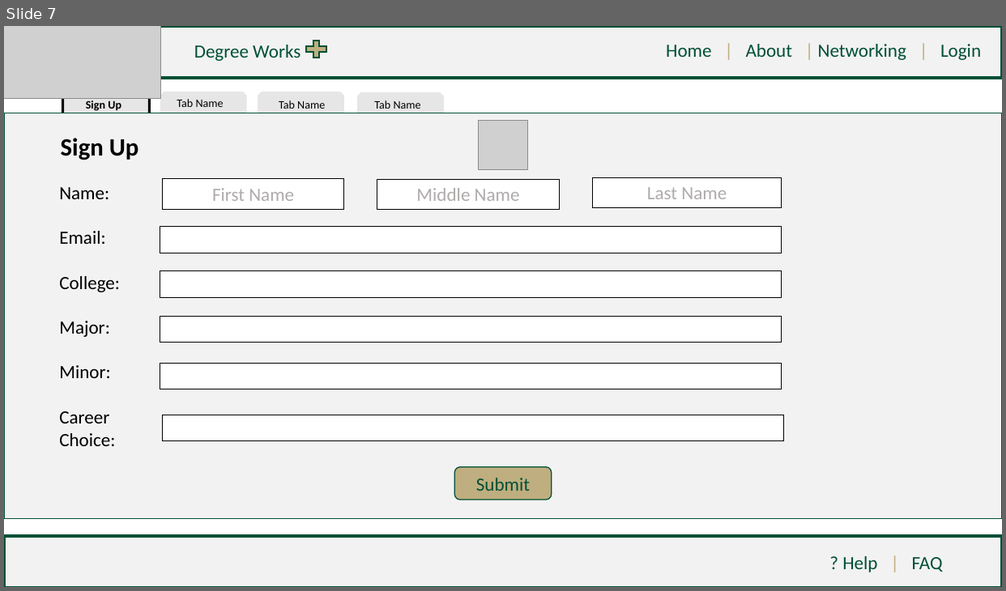
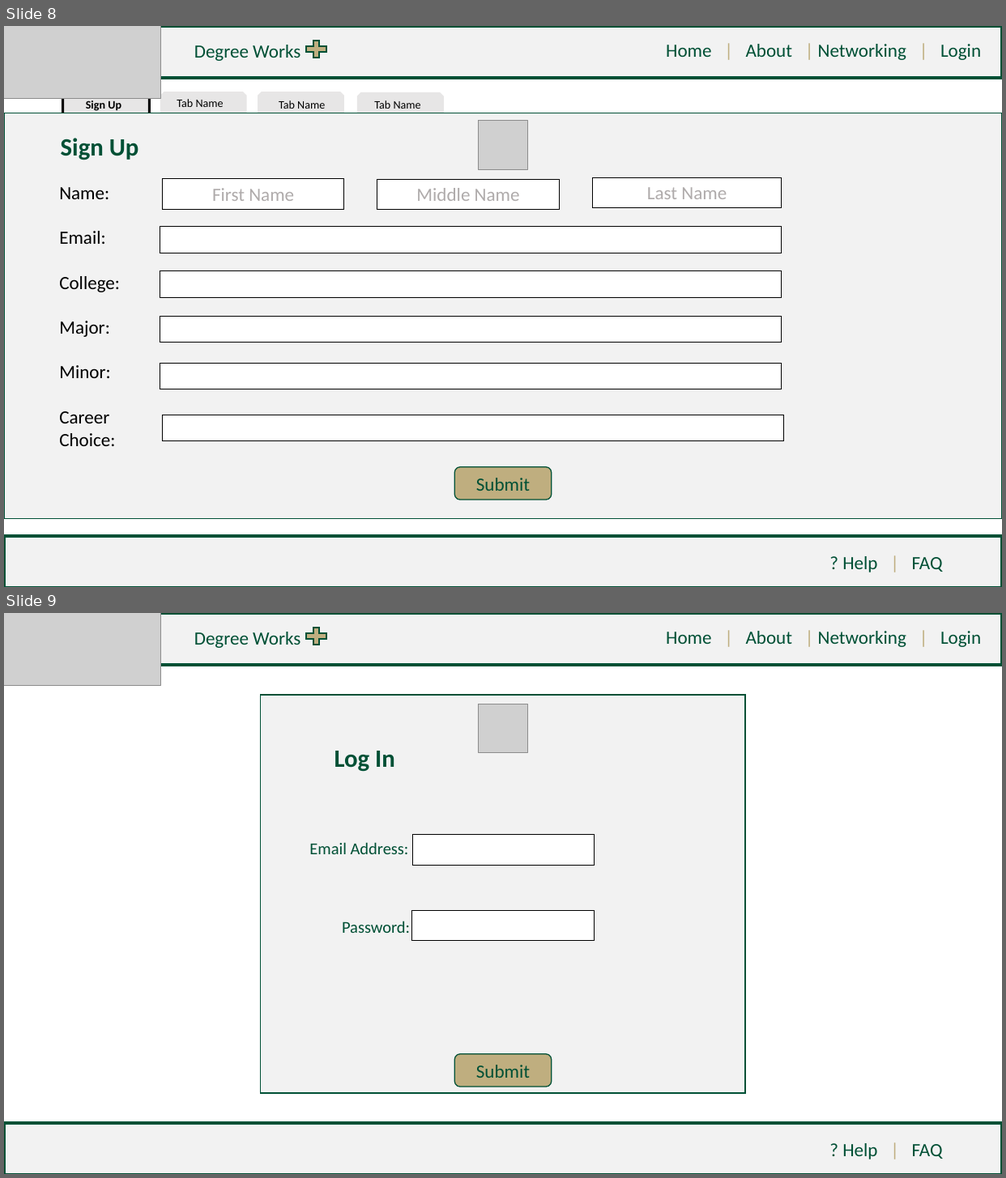
Before and after one commit to tcowie1/Group11-3155Repo, a slide deck: High-Fidelity/Group 11 - DegreeWorks PLUS High Fidelity.pptx. Shown one above the other, each under a label of ours: slide 7 before the commit, slides 8 and 9 after it. The pictures are 1006x591 and 1006x1178 pixels, drawn with LibreOffice and Linux fonts; fonts in the diff are those of the drawing; grey boxes stand for pictures. Boxes give left, top, right and bottom in pixels: in the first picture for what was removed or moved away, otherwise in the second. Text is boxed around its words. In the diff, an @@ line names an element or a change of style, - is before the commit and + after.

```diff
--- a/High-Fidelity/Group 11 - DegreeWorks PLUS High Fidelity.pptx
+++ b/High-Fidelity/Group 11 - DegreeWorks PLUS High Fidelity.pptx
@@ slide 9 added at (4, 613, 1002, 1174), background #FFFFFF @@
@@ rectangle added at (4, 613, 1002, 665), fill #F2F2F2, outline #005035 3 pt @@
@@ picture added at (4, 613, 160, 686) @@
@@ text added at (194, 632, 300, 648), 18 pt, text #005035 @@
+Degree Works
@@ plus sign added at (303, 624, 330, 648), fill #BFAE7F, outline #005035 1.5 pt @@
@@ text added at (666, 631, 981, 647), 18 pt, text #005035 @@
+Home | About | Networking | Login
@@ rectangle added at (261, 695, 745, 1093), fill #F2F2F2, outline #005035 1 pt @@
@@ picture added at (479, 705, 527, 753) @@
@@ text added at (334, 751, 395, 772), 24 pt, text #005035, bold @@
+Log In
@@ text added at (309, 842, 409, 854), 16 pt, text #005035 @@
+Email Address:
@@ rectangle added at (413, 835, 594, 865), fill #FFFFFF, outline #000000 0.75 pt @@
@@ text added at (342, 921, 410, 933), 16 pt, text #005035 @@
+Password:
@@ rectangle added at (412, 911, 594, 941), fill #FFFFFF, outline #000000 0.75 pt @@
@@ rounded rectangle added at (454, 1054, 552, 1088), fill #BFAE7F, outline #005035 1 pt, 18 pt, text #005035 @@
+Submit
@@ rectangle added at (4, 1123, 1002, 1174), fill #F2F2F2, outline #005035 3 pt @@
@@ text added at (842, 1144, 943, 1160), 18 pt, text #005035 @@
+? Help | FAQ
@@ what was slide 7 is now slide 8 @@
@@ slide 8 changed as well @@
@@ text "Sign Up" at (61, 138, 139, 160): text colour #000000 to #005035 @@
```
Also in this commit, not shown: 5 other slides changed, 2 other slides added.
